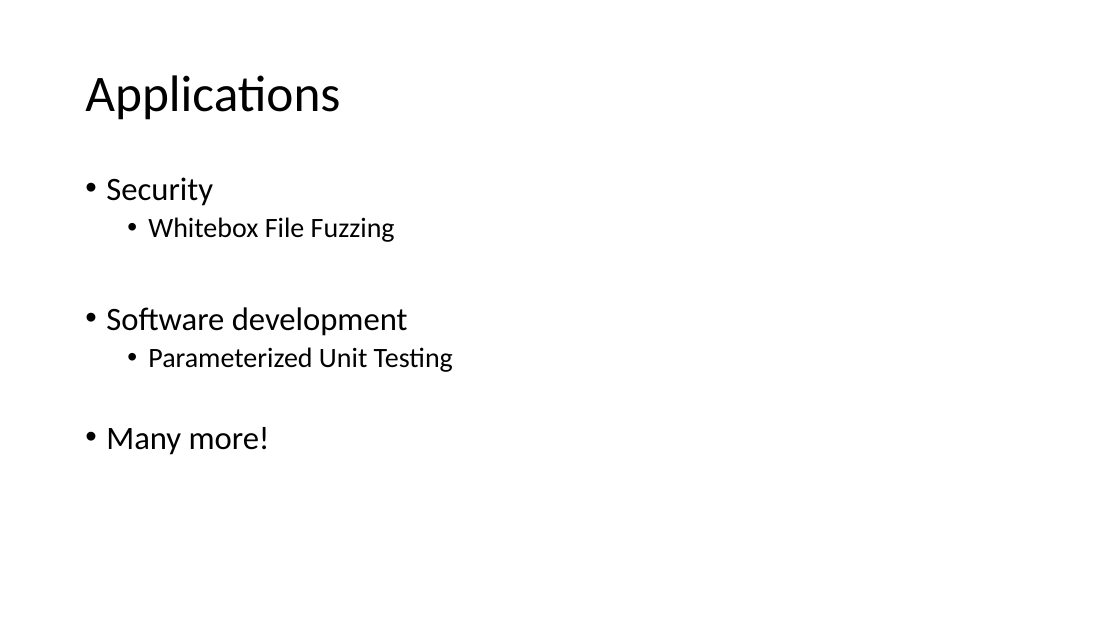
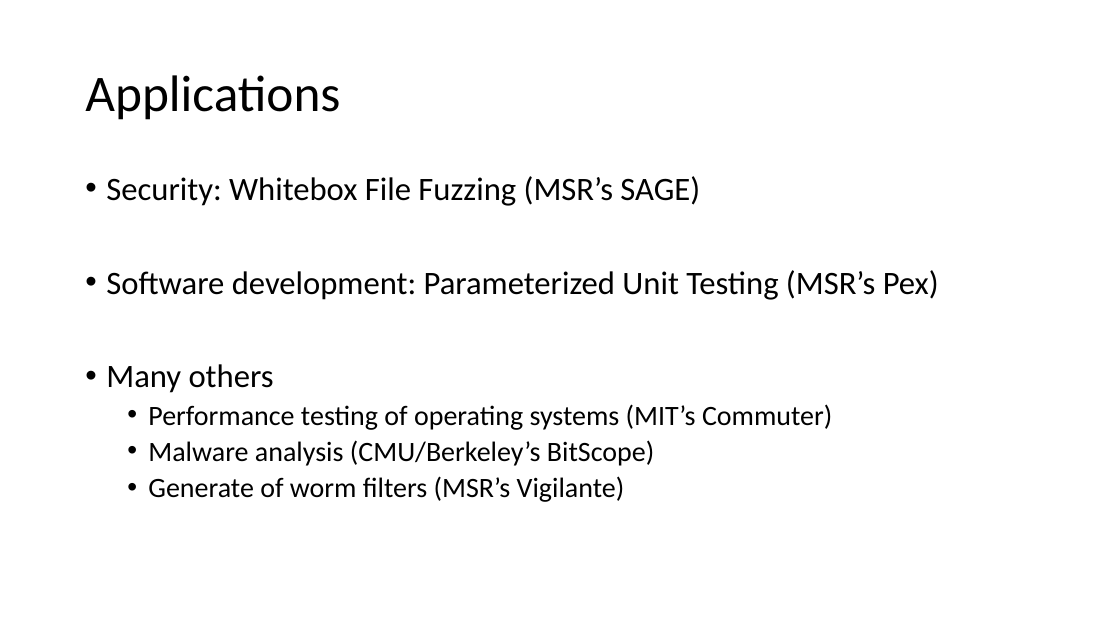
Before and after one commit to thomasjball/PyExZ3, a slide deck: slide 8 of marktoberdorf_slides/Marktoberdorf2014_1.pptx. Drawn at 1120x630 pixels with LibreOffice and Linux fonts; fonts in the diff are those of the drawing. Boxes give left, top, right and bottom in pixels: in the first picture for what was removed or moved away, otherwise in the second. Text is boxed around its words. In the diff, an @@ line names an element or a change of style, - is before the commit and + after.

```diff
--- a/marktoberdorf_slides/Marktoberdorf2014_1.pptx
+++ b/marktoberdorf_slides/Marktoberdorf2014_1.pptx
@@ text at (106,176,939,502): text changed @@
-• Security
-  • Whitebox File Fuzzing
-• Software development
-  • Parameterized Unit Testing
-• Many more!
+• Security: Whitebox File Fuzzing (MSR’s SAGE)
+• Software development: Parameterized Unit Testing (MSR’s Pex)
+• Many others
+  • Performance testing of operating systems (MIT’s Commuter)
+  • Malware analysis (CMU/Berkeley’s BitScope)
+  • Generate of worm filters (MSR’s Vigilante)
```
Also in this commit, not shown: 4 other slides changed, 2 slides removed, 8 other files.
